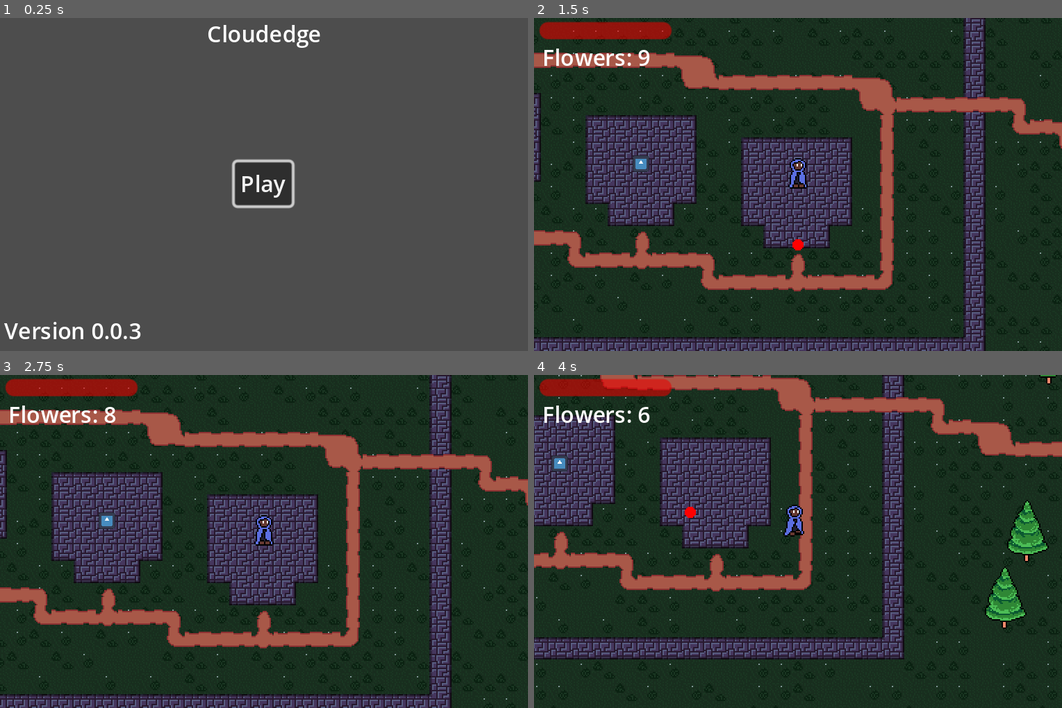
Above: before the commit, frames 1-4 (two rows, left to right).
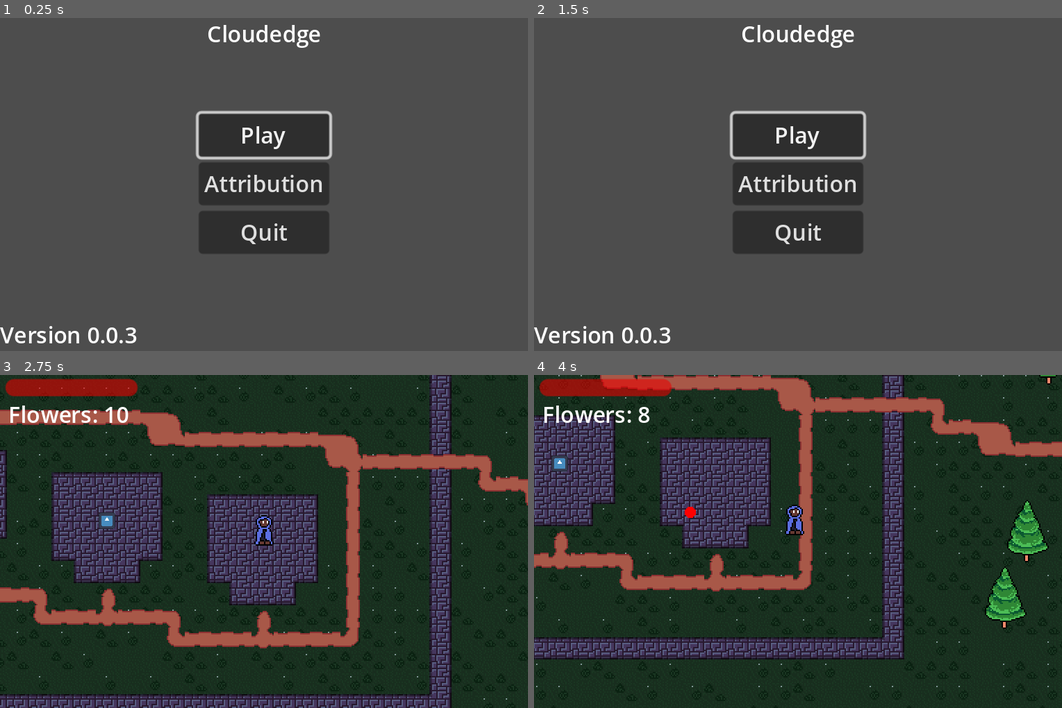
Above: after the commit, the same moments.

Repository: quellus/Mycoflora
Game: Godot game, scene res://scenes/main.tscn
Two runs of this game, one before a commit and one after it. Both use one fixed random seed, a clock stepped at 60 frames per second and the inputs below. The engine's default icon, where the game draws it, is replaced by a stand-in: a white triangle on a blue panel in a dark square.
Inputs (mouse positions are in pixels of both pictures, inside the frame that each line leads up to):
- Up to frame 1 (0.25 s): no input
- Up to frame 2 (1.5 s): click (798, 184) at 0.5 s, where only the run after the commit has a clickable "Attribution"; click (798, 234) at 1.25 s, where only the run after the commit has a clickable "Back"
- Up to frame 3 (2.75 s): click (264, 491) at 2 s, where only the run after the commit has a clickable "Play"
- Up to frame 4 (4 s): tap Enter at 2.75 s; move the mouse to (914, 524) at 2.77 s; press the mouse at (914, 524) at 2.78 s; hold D (right) 2.78-3.53 s; move the mouse to (692, 558) at 3.52 s; release the mouse at (692, 558) at 3.53 s; hold S (down) from 3.53 s (still down); click (692, 558) at 3.6 s

The runs differ from the first frame. In frame 1, 9.8% of the frame differs, in the area x 0-64%, y 27-98%; in frame 2, 91%, in the area x 0-100%, y 0-100%; in frame 3, 0.1%; in frame 4, 0.1%.

Commit message:
Added fireball sound and attribution menu

Diff:
--- a/scenes/main_menu.tscn
+++ b/scenes/main_menu.tscn
@@ -22,7 +22,7 @@
 layout_mode = 2
 text = "Cloudedge"
 
-[node name="CenterContainer" type="CenterContainer" parent="."]
+[node name="Menus" type="CenterContainer" parent="."]
 layout_mode = 1
 anchors_preset = 15
 anchor_right = 1.0
@@ -30,19 +30,58 @@
 grow_horizontal = 2
 grow_vertical = 2
 
-[node name="VBoxContainer" type="VBoxContainer" parent="CenterContainer"]
+[node name="MainMenu" type="VBoxContainer" parent="Menus"]
+visible = false
 layout_mode = 2
 
-[node name="PlayButton" type="Button" parent="CenterContainer/VBoxContainer"]
+[node name="PlayButton" type="Button" parent="Menus/MainMenu"]
+unique_name_in_owner = true
 layout_mode = 2
+focus_neighbor_bottom = NodePath("../AttributionButton")
 text = "Play"
 
-[node name="Label" type="Label" parent="."]
-layout_mode = 0
-offset_left = 3.0
-offset_top = 214.0
-offset_right = 43.0
-offset_bottom = 237.0
-text = "0.0.1"
+[node name="AttributionButton" type="Button" parent="Menus/MainMenu"]
+layout_mode = 2
+focus_neighbor_top = NodePath("../PlayButton")
+focus_neighbor_bottom = NodePath("../QuitButton")
+text = "Attribution"
 
-[connection signal="pressed" from="CenterContainer/VBoxContainer/PlayButton" to="." method="_on_play_button_pressed"]
+[node name="QuitButton" type="Button" parent="Menus/MainMenu"]
+layout_mode = 2
+focus_neighbor_top = NodePath("../AttributionButton")
+text = "Quit"
+
+[node name="AttributionMenu" type="VBoxContainer" parent="Menus"]
+custom_minimum_size = Vector2(200, 0)
+layout_mode = 2
+
+[node name="Label" type="Label" parent="Menus/AttributionMenu"]
+layout_mode = 2
+text = "Attribution"
+
+[node name="RichTextLabel" type="RichTextLabel" parent="Menus/AttributionMenu"]
+layout_mode = 2
+size_flags_vertical = 4
+theme_override_font_sizes/normal_font_size = 10
+text = "SFX_MAGIC_FIREBALL_001.wav by JoelAudio -- https://freesound.org/s/77691/ -- License: Attribution 4.0"
+fit_content = true
+
+[node name="AttrBackButton" type="Button" parent="Menus/AttributionMenu"]
+unique_name_in_owner = true
+layout_mode = 2
+text = "Back"
+
+[node name="VersionLabel" type="Label" parent="."]
+layout_mode = 1
+anchors_preset = 2
+anchor_top = 1.0
+anchor_bottom = 1.0
+offset_top = -23.0
+offset_right = 96.0
+grow_vertical = 0
+text = "Version Text"
+
+[connection signal="pressed" from="Menus/MainMenu/PlayButton" to="." method="_on_play_button_pressed"]
+[connection signal="pressed" from="Menus/MainMenu/AttributionButton" to="." method="_show_attribution"]
+[connection signal="pressed" from="Menus/MainMenu/QuitButton" to="." method="_on_quit_button_pressed"]
+[connection signal="pressed" from="Menus/AttributionMenu/AttrBackButton" to="." method="_show_main_menu"]
--- a/scripts/main_menu.gd
+++ b/scripts/main_menu.gd
@@ -4,11 +4,29 @@
 
 const game_scene = preload("res://scenes/game.tscn")
 
+@onready var main_menu = $Menus/MainMenu
+@onready var attribution_menu = $Menus/AttributionMenu
 
 func _ready() -> void:
-	$Label.text = "Version " + ProjectSettings.get_setting("application/config/version")
-	$CenterContainer/VBoxContainer/PlayButton.grab_focus()
+	$VersionLabel.text = "Version " + ProjectSettings.get_setting("application/config/version")
+	_show_main_menu()
 
 
 func _on_play_button_pressed():
 	load_game.emit()
+
+
+func _on_quit_button_pressed():
+	get_tree().quit()
+
+
+func _show_main_menu():
+	main_menu.visible = true
+	attribution_menu.visible = false
+	%PlayButton.grab_focus()
+
+
+func _show_attribution():
+	main_menu.visible = false
+	attribution_menu.visible = true
+	%AttrBackButton.grab_focus()
--- a/scripts/weapon.gd
+++ b/scripts/weapon.gd
@@ -5,6 +5,9 @@
 @onready var collision_shape = $HurtBox/CollisionPolygon2D
 
 var fireball_scene: PackedScene = preload("res://scenes/fireball.tscn")
+var fireball_sound: AudioStream = preload("res://assets/sounds/77691__joelaudio__sfx_magic_fireball_001.wav")
+var sword_sound: AudioStream = preload("res://assets/sounds/422507__nightflame__swinging-staff-whoosh-strong-07.wav")
+
 
 const SWING_SPEED = 0.2
 const ATTACK_SPEED = 0.3
@@ -26,6 +29,8 @@
 			direction = global_position.direction_to(get_global_mouse_position())
 			rotation = direction.angle()
 		if magic_mode and $"..".flowers > 0:
+			$AudioStreamPlayer2D.stream = fireball_sound
+			$AudioStreamPlayer2D.play(0.3)
 			var fireball: Projectile = fireball_scene.instantiate()
 			fireball.movement_direction = direction
 			fireball.movement_speed = 200
@@ -34,7 +39,7 @@
 			fireball.global_position = $HurtBox.global_position
 			$"..".flowers -= 1
 		else:
-			print($AudioStreamPlayer2D)
+			$AudioStreamPlayer2D.stream = sword_sound
 			$AudioStreamPlayer2D.play(0.1)
 			hurt_box.visible = true
 			collision_shape.disabled = false
Not shown, added: assets/sounds/77691__joelaudio__sfx_magic_fireball_001.wav.import
Not shown, added: assets/sounds/77691__joelaudio__sfx_magic_fireball_001.wav
